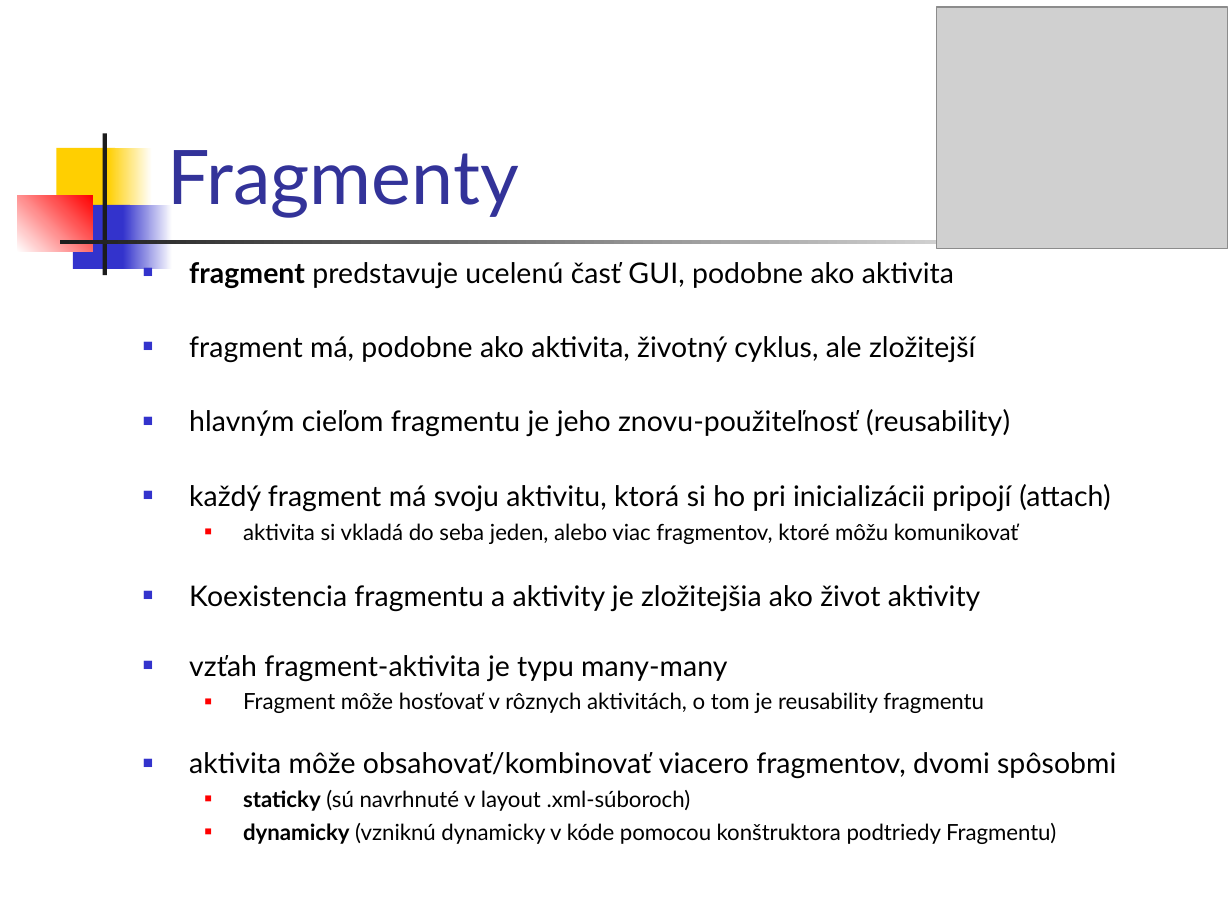
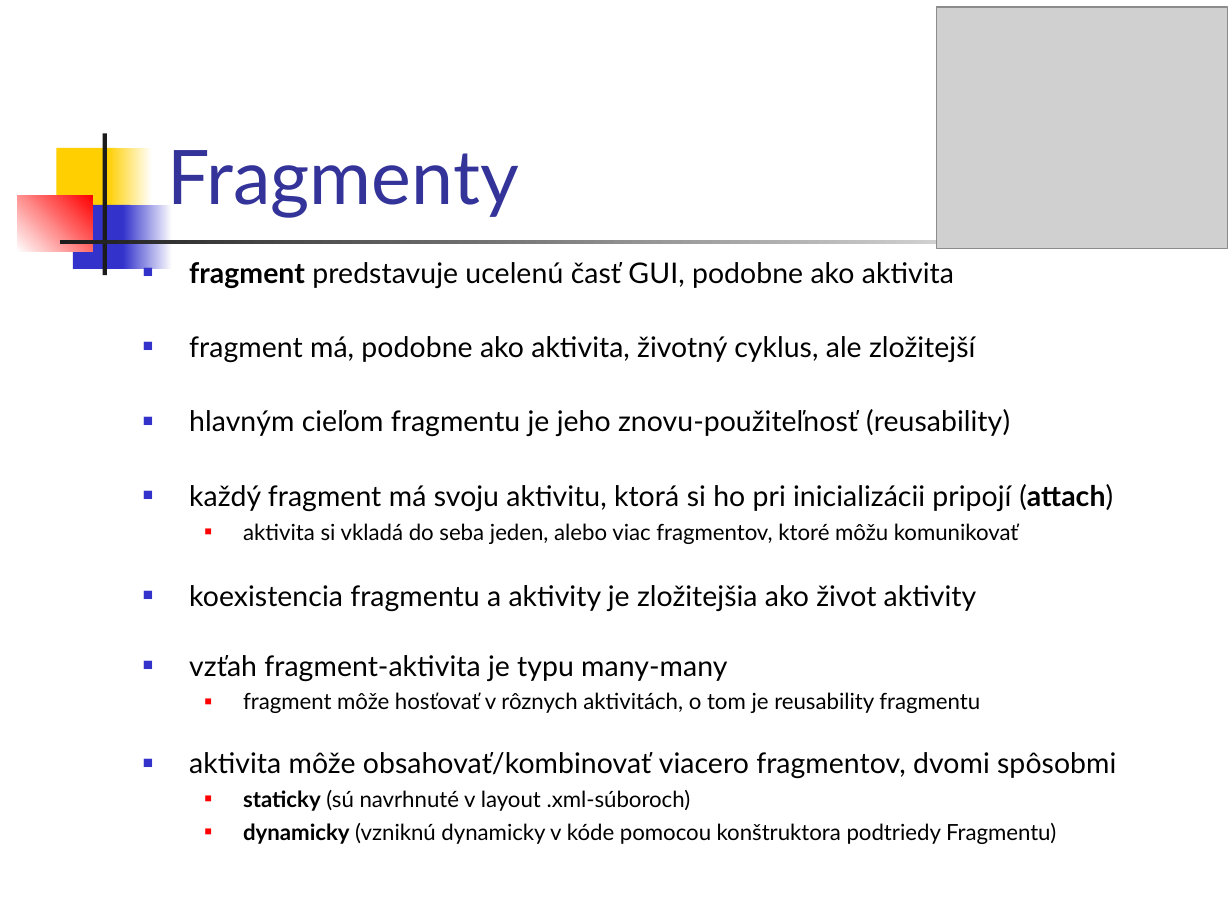
Before and after one commit to vmandro/Prednasky, a slide deck: slide 5 of 06/06_Android.ppt. Drawn at 1232x924 pixels with LibreOffice and Linux fonts; fonts in the diff are those of the drawing; grey boxes stand for pictures. Boxes give left, top, right and bottom in pixels: in the first picture for what was removed or moved away, otherwise in the second. Text is boxed around its words. In the diff, an @@ line names an element or a change of style, - is before the commit and + after.

```diff
--- a/06/06_Android.ppt
+++ b/06/06_Android.ppt
@@ text at (189, 484, 1113, 511): bold on in "(attach)" @@
@@ text at (189, 585, 977, 611): text changed @@
-■ Koexistencia fragmentu a aktivity je zložitejšia ako život aktivity
+■ koexistencia fragmentu a aktivity je zložitejšia ako život aktivity
@@ text at (243, 692, 980, 713): text changed @@
-  ■ Fragment môže hosťovať v rôznych aktivitách, o tom je reusability fragmentu
+  ■ fragment môže hosťovať v rôznych aktivitách, o tom je reusability fragmentu
```
Also in this commit, not shown: 21 other slides changed, 1 slide added, 1 other file.
